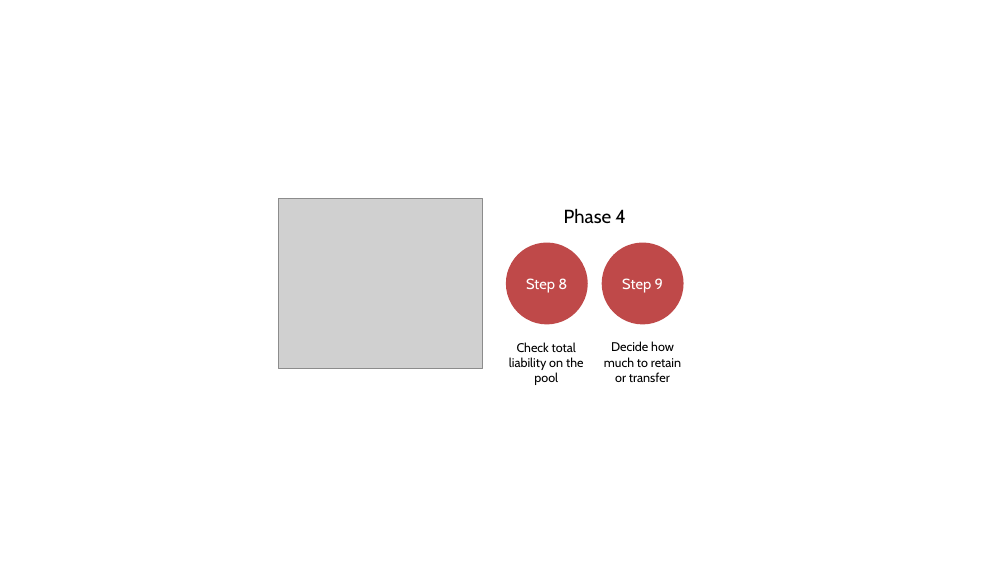
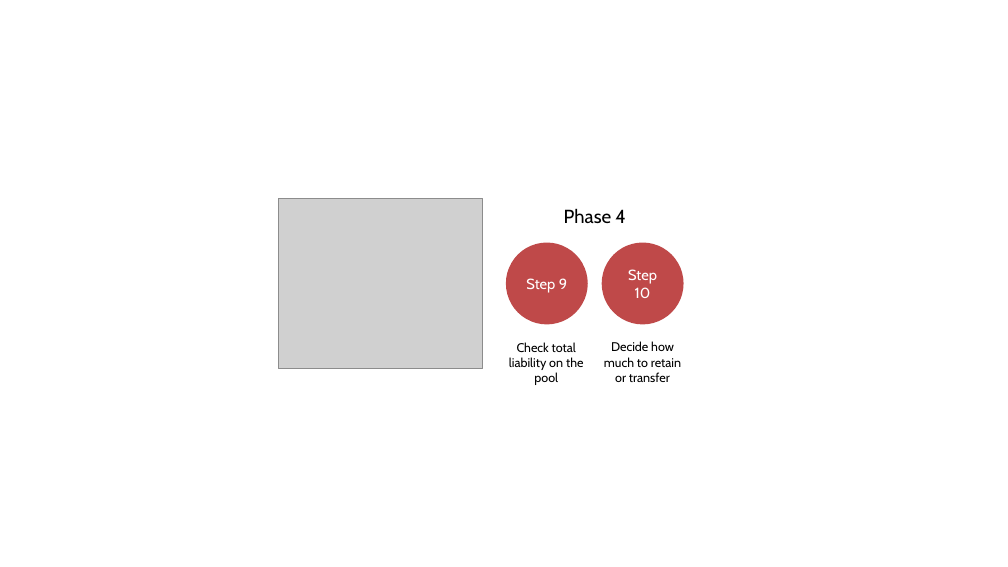
Before and after one commit to IDF-RMSG/DisasterRiskPooling, a slide deck: slide 4 of docs/src/src_img/guidanceimg/redesign_guidanceImage.pptx. Drawn at 1008x567 pixels with LibreOffice and Linux fonts; fonts in the diff are those of the drawing; grey boxes stand for pictures. Boxes give left, top, right and bottom in pixels: in the first picture for what was removed or moved away, otherwise in the second. Text is boxed around its words. In the diff, an @@ line names an element or a change of style, - is before the commit and + after.

```diff
--- a/docs/src/src_img/guidanceimg/redesign_guidanceImage.pptx
+++ b/docs/src/src_img/guidanceimg/redesign_guidanceImage.pptx
@@ text in ellipse at [628,269,657,298]: text changed @@
-Step 9
+Step 10
@@ text in ellipse at [526,278,567,293]: text changed @@
-Step 8
+Step 9
```
Also in this commit, not shown: 2 other slides changed, 5 other files.
